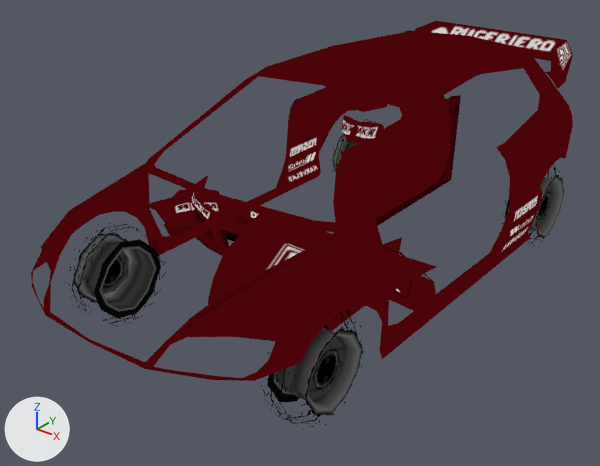
Two versions of the glTF model site/public/burnout-legends-psp/models/car-COMP_Car1.glb, one commit apart.
Camera for both pictures: a camera (50 mm lens) standing at (2.84, -3.98, 2.39) and looking at (-0.23, -0.14, 0.02). The lights are fixed; the arrows at lower left show +X, +Y and +Z. The first picture is the older version. Vertices at exactly the same position are counted once.

Objects in the first picture: 'COMP_Car1'.
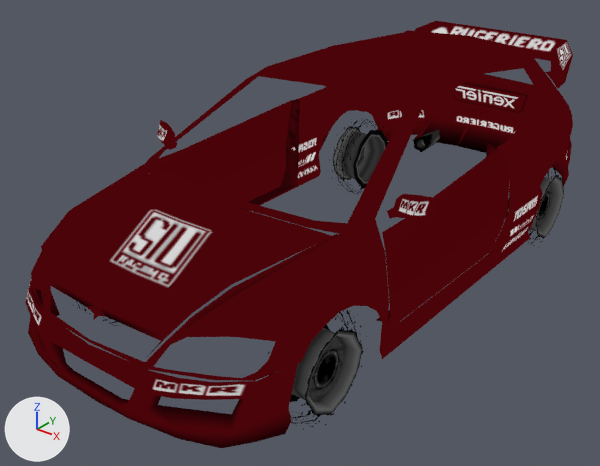
What differs and where, as boxes [x1, y1, x2, y2] in the pictures (600 x 466 px; the box of a moved part takes in the faces that stretch with it):
'COMP_Car1', reshaped
    before: [31, 21, 573, 427]
    after: [25, 21, 573, 448]
part 1 of me_comp_car1, moved or reshaped
    before: [191, 175, 402, 256]
    after: [25, 262, 298, 448]
part 2 of me_comp_car1, moved or reshaped
    before: [208, 213, 437, 331]
    after: [50, 170, 332, 357]
part 3 of me_comp_car1, moved or reshaped
    before: [383, 246, 436, 311]
    after: [430, 74, 540, 123]
part 4 of me_comp_car1, added (red)
    after: [367, 104, 572, 187]
part 5 of me_comp_car1, added (red)
    after: [387, 194, 438, 219]
part 6 of me_comp_car1, added
    after: [157, 120, 177, 150]
part 7 of me_comp_car1, added (red)
    after: [377, 143, 510, 328]
part 8 of me_comp_car1, added (red)
    after: [151, 99, 300, 210]
part 9 of me_comp_car1, deleted (red)
    before: [150, 95, 461, 241]
part 10 of me_comp_car1, deleted (red)
    before: [341, 115, 386, 144]

The change, as a list of edits to the scene's bpy script:
```text
Change me_comp_car1:
    used by ob_comp_car1; location = (0.0, 0.0, 0.0)
    remove me_comp_car1.from_pydata(...)  # 837 vertices, 1275 faces; spans x -1.45..0.92, y -2.01..2.03, z -0.6..1.12
    add me_comp_car1.from_pydata(...)  # 842 vertices, 1275 faces; spans x -1.0..1.0, y -2.06..2.08, z -0.31..1.12
    me_comp_car1 part 1: the loose piece of 79 vertices spanning x -1.43..0.35, y -0.31..0.22, z -0.35..0.02 is moved by (0.54, -1.75, 0.2)
    me_comp_car1 part 2: the loose piece of 43 vertices spanning x -0.7..0.7, y -0.93..0.04, z -0.37..0.04 is moved by (0.0, -1.08, 0.62)
    me_comp_car1 part 3: the loose piece of 51 vertices spanning x -0.55..0.55, y 0.0..0.42, z -0.6..0.04 is moved by (0.0, 1.55, 0.95)
    me_comp_car1 part 4: a new loose piece of 87 vertices spanning x -0.87..0.85, y 1.52..2.08, z 0.0..0.39, in mat_material_4
    me_comp_car1 part 5: a new loose piece of 17 vertices spanning x 0.79..1.0, y -0.71..-0.58, z 0.62..0.75, in mat_material_1
    me_comp_car1 part 6: a new loose piece of 17 vertices spanning x -1.0..-0.79, y -0.71..-0.58, z 0.62..0.75, in mat_material_2
    me_comp_car1 part 7: a new loose piece of 16 vertices spanning x 0.73..0.89, y -0.82..0.54, z 0.0..0.68, in mat_material_1
    me_comp_car1 part 8: a new loose piece of 16 vertices spanning x -0.89..-0.73, y -0.82..0.54, z 0.0..0.68, in mat_material_2
    me_comp_car1 part 9: the loose piece of 117 vertices spanning x -1.45..0.27, y -0.4..1.34, z -0.35..0.68 is deleted
    me_comp_car1 part 10: the loose piece of 31 vertices spanning x -0.16..0.16, y 0.09..0.22, z 0.62..0.75 is deleted
    other edits to the shape of me_comp_car1 do not show in these pictures
```
